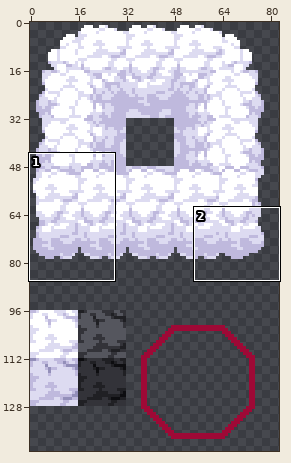
Sprite sheet, stored at maps/tilesets/sky.png. The first picture is a wide view before the edit; the outline marks the close-up.
Close-up. Before:
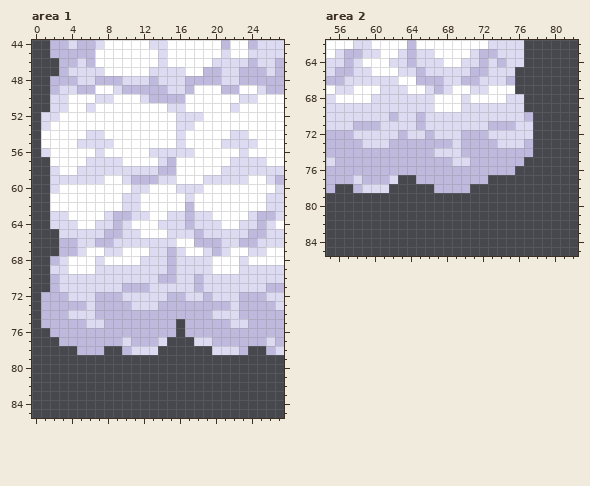
The file is 96x144 pixels. Shown: area 1: x 0..27, y 44..85; area 2: x 55..82, y 62..85. The wide view leaves out empty margins.
The same view after the edit:
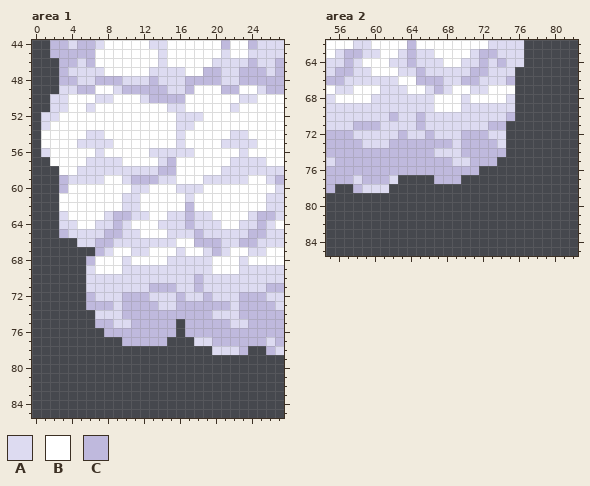
Palette (. is transparent): A #dddbf1  B #ffffff  C #bfb9dd
The edit:
Changed rows in their new state; - is an unchanged pixel.
Area 1:
first column x 2:
48 .
49 .
first column x 1:
58 -.-------------
59 -.C------------
60 -.C------------
61 -.-------------
62 -.-------------
63 -.-------------
64 -.-------------
65 --C------------
66 --..-----------
67 --....C-B-AABBB
68 -....CB--A-BBBA
69 -....ABBB-----A
70 -....--------AA
71 -....----AAACCC
72 .....CAAACCC--A
73 .....C--A-CCCAA
74 ......AAA------
75 ......C-AA-----
76 -......--------
77 --.......C---C-
78 ----...--....--
Area 2:
first column x 65:
68 -----------.-
69 -----------.-
70 ----------C..
71 ----------...
72 ----------...
73 ----------...
74 ----------...
75 ---------...-
76 -------....--
77 ..---...-----
78 --....-------
Where, in picture pixels (left, top, right, bottom), the same in both close-ups:
erased: (50, 76, 59, 94)
changed: (41, 166, 176, 355)
changed: (416, 94, 533, 193)
